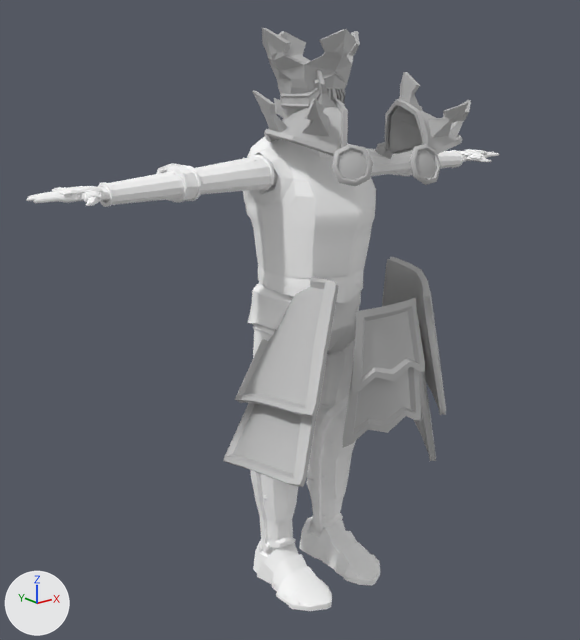
One commit to the FBX model Assets/Animations/Bossfiles/BossAnim_Dash.fbx: the scene before it, then after it.
Before and after are seen from a camera (50 mm lens) standing at (-0.0854, -0.1022, 0.0914) and looking at (-0.0072, -0.0045, 0.0523). The axes (+X, +Y, +Z) are drawn at lower left. The lights are the same throughout. Where no turn or scale is listed for an object, it has been applied to the vertices.

The scene before the commit, as lines of its bpy script (objects in view):
```python
ob_playerreference_body = bpy.data.objects.new('PlayerReference:Body', me_mesh)
ob_playerreference_body.location = (0.0, 0.0, 0.0)
ob_playerreference_components_combined_armor_assarmor = bpy.data.objects.new('PlayerReference:Components_Combined_Armor_AssArmor', me_mesh_006)
ob_playerreference_components_combined_armor_assarmor.parent = ob_playerreference_armor
ob_playerreference_components_combined_armor_assarmor.location = (0.411, 5.518, 0.791)
ob_playerreference_components_combined_armor_assarmor.rotation_euler = (0.0344, 0.0, -0.0125)  # degrees (2, 0, -0.7)
ob_playerreference_components_combined_armor_crotcharmor = bpy.data.objects.new('PlayerReference:Components_Combined_Armor_CrotchArmor', me_mesh_005)
ob_playerreference_components_combined_armor_crotcharmor.parent = ob_playerreference_armor
ob_playerreference_components_combined_armor_crotcharmor.location = (0.411, 5.518, 0.791)
ob_playerreference_components_combined_armor_crotcharmor.rotation_euler = (0.0344, 0.0, -0.0125)  # degrees (2, 0, -0.7)
ob_playerreference_components_combined_armor_lefthiparmor = bpy.data.objects.new('PlayerReference:Components_Combined_Armor_LeftHipArmor', me_mesh_003)
ob_playerreference_components_combined_armor_lefthiparmor.parent = ob_playerreference_armor
ob_playerreference_components_combined_armor_lefthiparmor.location = (1.3, 4.492, 1.268)
ob_playerreference_components_combined_armor_lefthiparmor.rotation_euler = (0.0666, -0.0842, -0.0919)  # degrees (3.8, -4.8, -5.3)
ob_playerreference_components_combined_armor_leftpauldron = bpy.data.objects.new('PlayerReference:Components_Combined_Armor_LeftPauldron', me_mesh_004)
ob_playerreference_components_combined_armor_leftpauldron.parent = ob_playerreference_armor
ob_playerreference_components_combined_armor_leftpauldron.location = (1.607, 8.238, 1.125)
ob_playerreference_components_combined_armor_leftpauldron.rotation_euler = (-0.0134, -0.286, -0.0229)  # degrees (-0.8, -16, -1.3)
ob_playerreference_components_combined_armor_righthiparmor = bpy.data.objects.new('PlayerReference:Components_Combined_Armor_RightHipArmor', me_mesh_002)
ob_playerreference_components_combined_armor_righthiparmor.parent = ob_playerreference_armor
ob_playerreference_components_combined_armor_righthiparmor.location = (-0.184, 5.248, 0.782)
ob_playerreference_components_combined_armor_righthiparmor.rotation_euler = (-0.377, -0.209, -0.218)  # degrees (-22, -12, -12)
ob_playerreference_components_combined_armor_rightpauldron = bpy.data.objects.new('PlayerReference:Components_Combined_Armor_RightPauldron', me_mesh_001)
ob_playerreference_components_combined_armor_rightpauldron.parent = ob_playerreference_armor
ob_playerreference_components_combined_armor_rightpauldron.location = (-0.531, 8.291, 0.505)
ob_playerreference_components_combined_armor_rightpauldron.rotation_euler = (-0.0134, -0.286, -0.0229)  # degrees (-0.8, -16, -1.3)
```
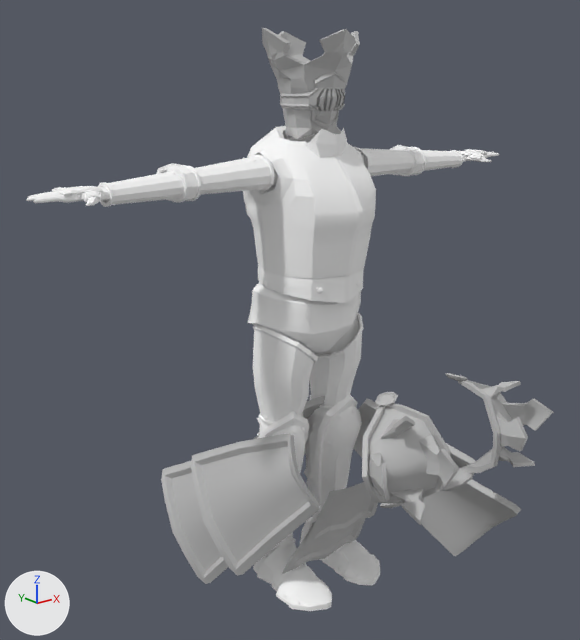
The change in detail:
Object 'PlayerReference:Components_Combined_Armor_RightPauldron' (ob_playerreference_components_combined_armor_rightpauldron) moves from (-0.531, 8.291, 0.505) to (-1.114, 3.875, 3.34).
Object 'PlayerReference:Components_Combined_Armor_RightPauldron' (ob_playerreference_components_combined_armor_rightpauldron) turns from (-0.8, -16, -1.3) to (78, 0, 0) degrees about x, y and z.
Object 'PlayerReference:Components_Combined_Armor_LeftHipArmor' (ob_playerreference_components_combined_armor_lefthiparmor) moves from (1.3, 4.492, 1.268) to (0.994, 2.752, 1.48).
Object 'PlayerReference:Components_Combined_Armor_LeftHipArmor' (ob_playerreference_components_combined_armor_lefthiparmor) turns from (3.8, -4.8, -5.3) to (-65, 0, 0) degrees about x, y and z.
Object 'PlayerReference:Components_Combined_Armor_RightHipArmor' (ob_playerreference_components_combined_armor_righthiparmor) moves from (-0.184, 5.248, 0.782) to (-0.597, 2.579, 0.655).
Object 'PlayerReference:Components_Combined_Armor_RightHipArmor' (ob_playerreference_components_combined_armor_righthiparmor) turns from (-22, -12, -12) to (51, 0.1, -0.2) degrees about x, y and z.
Object 'PlayerReference:Components_Combined_Armor_LeftPauldron' (ob_playerreference_components_combined_armor_leftpauldron) moves from (1.607, 8.238, 1.125) to (1.113, 3.883, 3.334).
Object 'PlayerReference:Components_Combined_Armor_LeftPauldron' (ob_playerreference_components_combined_armor_leftpauldron) turns from (-0.8, -16, -1.3) to (78, 0, 0) degrees about x, y and z.
Object 'PlayerReference:Components_Combined_Armor_CrotchArmor' (ob_playerreference_components_combined_armor_crotcharmor) moves from (0.411, 5.518, 0.791) to (-0.00537, 2.821, 0.791).
Object 'PlayerReference:Components_Combined_Armor_CrotchArmor' (ob_playerreference_components_combined_armor_crotcharmor) turns from (2, 0, -0.7) to (29, 0, 0) degrees about x, y and z.
Object 'PlayerReference:Components_Combined_Armor_AssArmor' (ob_playerreference_components_combined_armor_assarmor) moves from (0.411, 5.518, 0.791) to (-0.00537, 2.821, 0.791).
Object 'PlayerReference:Components_Combined_Armor_AssArmor' (ob_playerreference_components_combined_armor_assarmor) turns from (2, 0, -0.7) to (29, 0, 0) degrees about x, y and z.

Location of each change, [x1, y1, x2, y2] in pixels of the pictures (580 x 640 px):
'PlayerReference:Components_Combined_Armor_RightHipArmor', moved, turned: before [223, 277, 338, 487]; after [161, 434, 320, 584]
'PlayerReference:Components_Combined_Armor_RightPauldron', moved, turned: before [252, 70, 373, 186]; after [362, 392, 459, 525]
'PlayerReference:Components_Combined_Armor_CrotchArmor', moved, turned: before [343, 298, 425, 448]; after [282, 482, 378, 574]
'PlayerReference:Components_Combined_Armor_LeftHipArmor', moved, turned: before [382, 257, 446, 461]; after [353, 398, 521, 556]
'PlayerReference:Components_Combined_Armor_LeftPauldron', moved, turned: before [375, 72, 471, 185]; after [442, 373, 553, 491]
'PlayerReference:Components_Combined_Armor_AssArmor', moved, turned (not visible before): after [254, 396, 325, 455]
